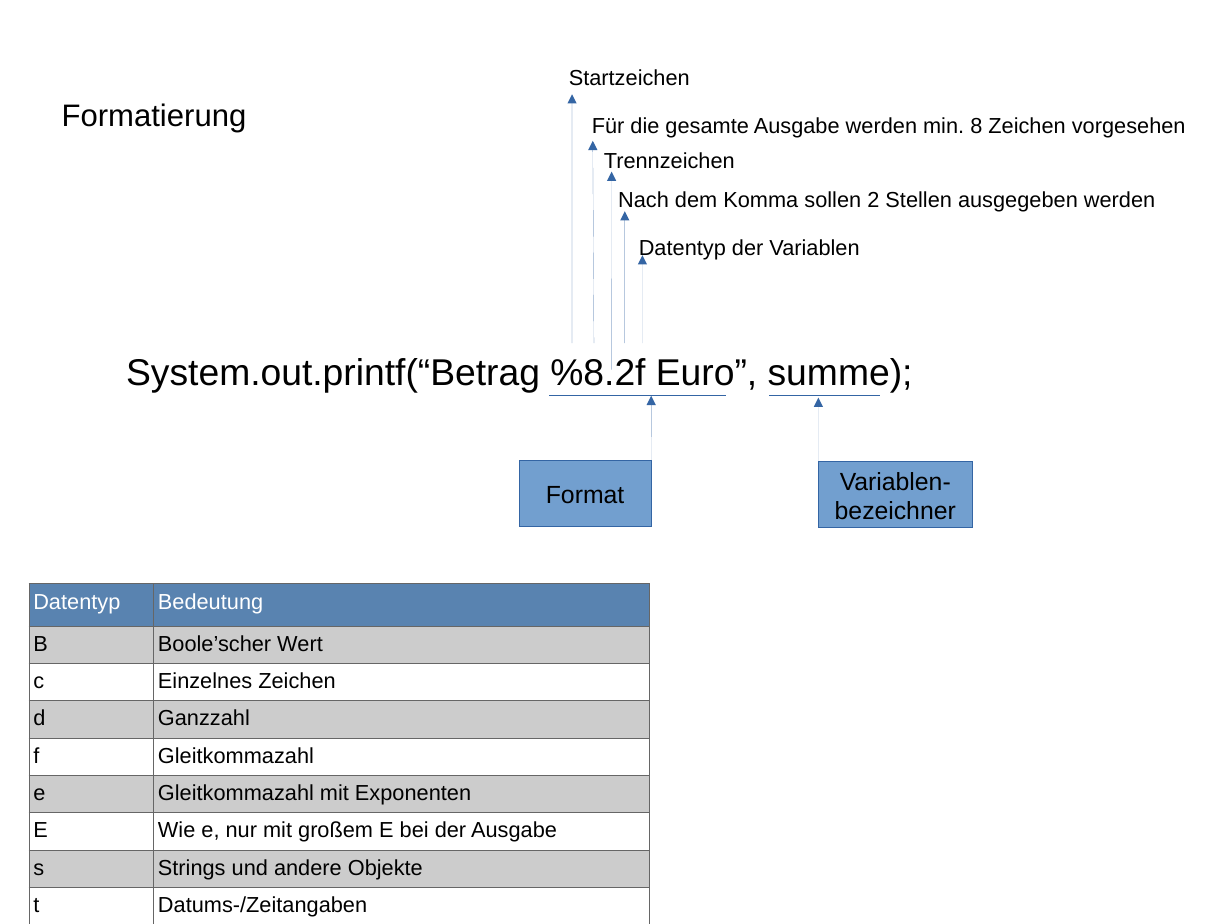
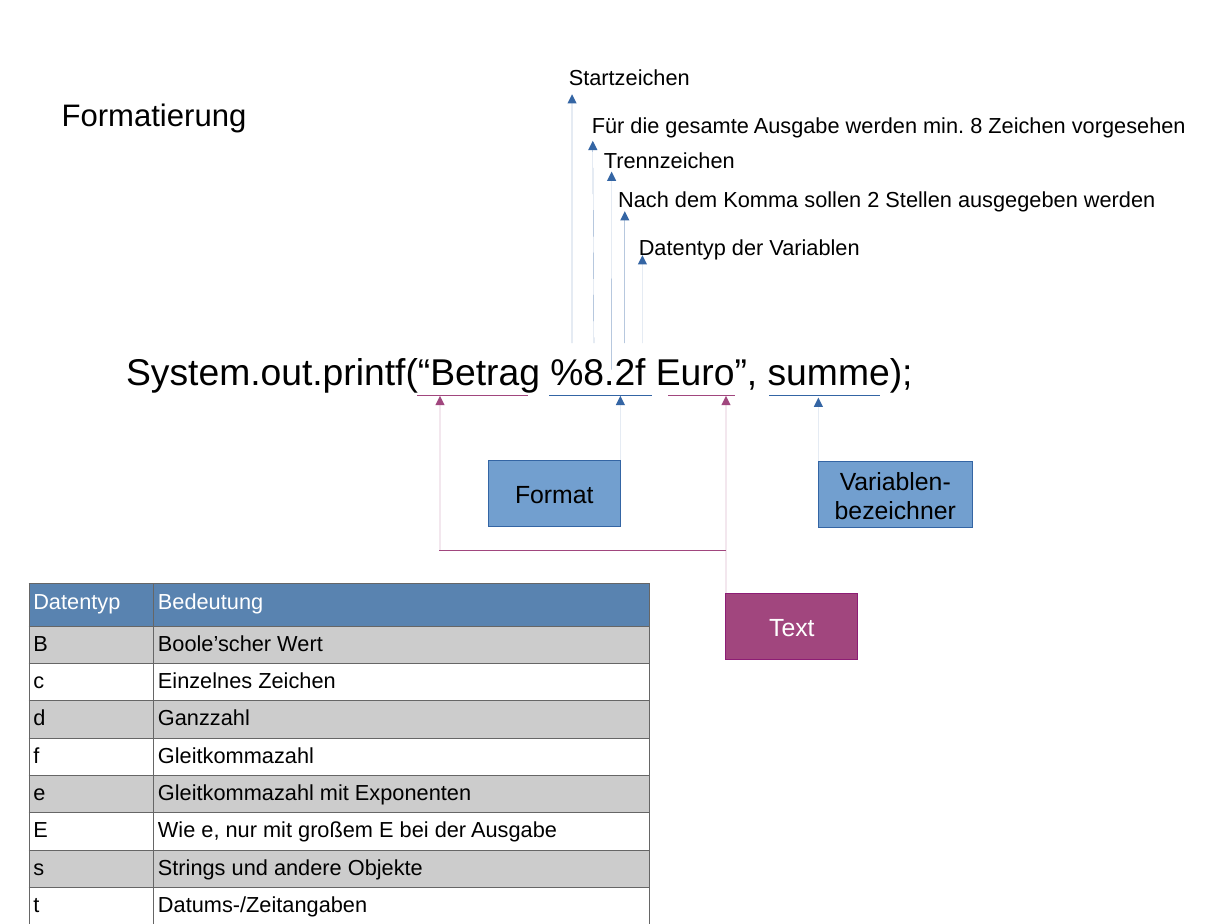
Before and after one commit to InnozenzLanze/java_babysteps, a slide deck: slide 3 of java_struktur_notizen.odp. Drawn at 1232x924 pixels with LibreOffice and Linux fonts; fonts in the diff are those of the drawing. Boxes give left, top, right and bottom in pixels: in the first picture for what was removed or moved away, otherwise in the second. Text is boxed around its words. In the diff, an @@ line names an element or a change of style, - is before the commit and + after.

Commit message:
Formatierungsangaben
Korrektur Text in Erklärung

```diff
--- a/java_struktur_notizen.odp
+++ b/java_struktur_notizen.odp
@@ line added from (418, 396) to (528, 396), #A1467E 0 pt @@
@@ arrow added from (440, 550) to (440, 396), #A1467E 0 pt @@
@@ line moved from (550, 396) - (727, 396) to (550, 396) - (652, 396) @@
@@ arrow moved from (652, 461) - (652, 396) to (620, 461) - (620, 396) @@
@@ line added from (669, 396) to (735, 396), #A1467E 0 pt @@
@@ arrow added from (727, 594) to (727, 396), #A1467E 0 pt @@
@@ rectangle "Format": place and size @@
-rectangle "Format" at bbox=[520, 461, 652, 527]
+rectangle "Format" at bbox=[489, 461, 620, 527]
@@ line added from (440, 550) to (727, 550), #A1467E 0 pt @@
@@ rectangle added at bbox=[727, 594, 859, 660], fill #A1467E, outline #8D1D75 0 pt, 16 pt, text #FFFFFF @@
+Text
```
Also in this commit, not shown: 1 other file.
